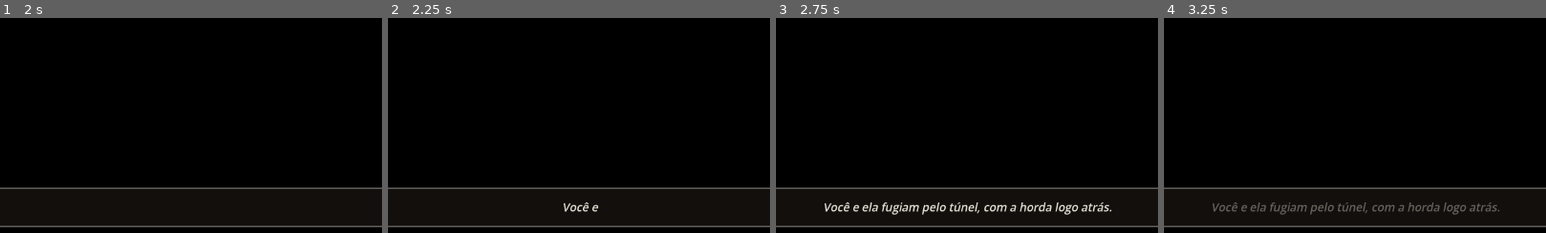
Above: before the commit, frames 1-4 (left to right).
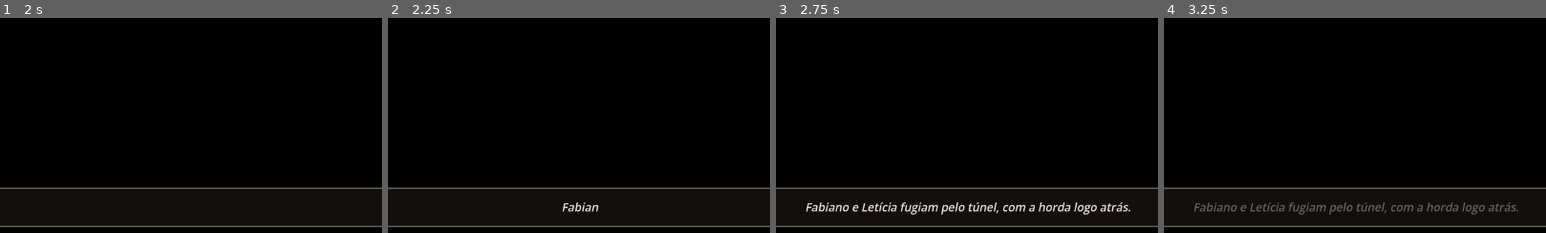
Above: after the commit, the same moments.

Repository: Jota-Pais/projeto-final-desenvolvimento-de-jogos
Game: Godot game, scene res://titulo.tscn
Two runs of this game, one before a commit and one after it. Both use one fixed random seed, a clock stepped at 60 frames per second and the inputs below.
Inputs (mouse positions are % of the whole screen's width and height, from its top left):
- Up to frame 1 (2 s): click "Jogar" at 0.5 s; click "CAMPANHA cair na rua custa o …" at 1.25 s
- Up to frame 2 (2.25 s): tap Enter (ui_accept) at 2 s; move the mouse to (72, 45) at 2.02 s; hold D (andar_direita) from 2.03 s (still down); tap C (agachar) at 2.1 s; click (72, 45) at 2.17 s
- Up to frame 3 (2.75 s): keep holding D (andar_direita); tap Enter (ui_accept) at 2.27 s
- Up to frame 4 (3.25 s): tap Enter (ui_accept) at 2.75, 3.02 s; move the mouse to (30, 55) at 2.77 s; release D (andar_direita) at 2.78 s; hold S (andar_baixo) from 2.78 s (still down); click (30, 55) at 2.85 s
The pictures show only the part of the screen within x 25-75%, y 50-100%; the shares and areas given below are measured in that part.

Frame 1 is identical in both runs. In frame 2, 0.3% of the frame differs, in the area x 45-55%, y 85-91%; in frame 3, 2.3%, in the area x 7-93%, y 85-92%; in frame 4, 1.6%.

Commit message:
Da nome ao Fabiano e a Leticia na cena inicial e fecha na cura
Pedido do Joao: tirar o "E ela comecou a grunhir como eles" e fechar com
uma frase como "e entao fabiano foi atras de conseguir uma cura para sua
namorada", dando a ela o nome de Leticia. Questionario: a cena inteira vai
para a terceira pessoa com os nomes (a fala sai com "Fabiano:" na frente),
e os nomes ficam registrados na narrativa.md; as falas do jogo continuam
chamando ele de "Voce".

Os grunhidos do storyboard continuam como som, o zumbi baixo por baixo da
ultima frase: saiu o texto deles, nao o som.

Os treze conferidores passam.

Diff:
--- a/cena_inicial/cena_inicial.gd
+++ b/cena_inicial/cena_inicial.gd
@@ -14,9 +14,10 @@
 ## cobre a tela inteira e as tarjas tapam ALTURA_DA_TARJA em cima e embaixo, entao
 ## o que importa fica no meio. Sem o PNG o quadro fica escuro e so o texto conta.
 ##
-## O texto e o que o Joao aprovou em 21/10/2026: em segunda pessoa, contando so
-## o que esta no storyboard, numa caixa embaixo ("faz tudo em uma caixa de
-## texto explicando exatamente o que aconteceu"). A cena anda sozinha - cada
+## O texto e o que o Joao aprovou em 21/10/2026: em terceira pessoa, com os
+## nomes que ele deu - Fabiano e Leticia -, contando o que esta no storyboard e
+## fechando na frase dele, numa caixa embaixo ("faz tudo em uma caixa de texto
+## explicando exatamente o que aconteceu"). A cena anda sozinha - cada
 ## texto fica o tempo de ler, pela regra das falas do radio
 ## (rua/caixa_de_fala.gd) -, o E adianta e o Esc pula tudo.
 
@@ -28,8 +29,9 @@
 ## narracao, em italico; quem fala tem o nome na frente. Os sons sao [segundos
 ## depois de a fala comecar, nome em som/, tom, dB a mais] - os de som/ que
 ## cabem em cada quadro (Joao, 21/10/2026): a horda na fuga, o zumbi no
-## agarrao, a porta na chegada e, no fim, os grunhidos dela, que sao o zumbi
-## baixo. A mordida fica sem som proprio: o dano_personagem e a voz dele.
+## agarrao, a porta na chegada e, no fim, os grunhidos do storyboard, que sao o
+## zumbi baixo por baixo da ultima frase (o texto deles saiu, o som ficou). A
+## mordida fica sem som proprio: o dano_personagem e a voz dele.
 ## `correndo` poe os passos de corrida por baixo do quadro inteiro.
 ##
 ## `zoom` e `centro` (opcionais, para quando a arte chegar) sao o movimento
@@ -39,7 +41,7 @@
 	{
 		"correndo": true,
 		"falas": [
-			["", "Você e ela fugiam pelo túnel, com a horda logo atrás.",
+			["", "Fabiano e Letícia fugiam pelo túnel, com a horda logo atrás.",
 				[[0.0, "zumbi", 0.85, 0.0], [1.6, "zumbi", 1.05, -4.0], [3.1, "zumbi", 0.75, -2.0]]],
 		],
 	},
@@ -51,13 +53,13 @@
 	},
 	{
 		"falas": [
-			["", "Ela caiu, e o zumbi a mordeu na perna.", []],
+			["", "Letícia caiu, e o zumbi a mordeu na perna.", []],
 		],
 	},
 	{
 		"correndo": true,
 		"falas": [
-			["", "Você a pegou no colo e fugiu com ela.",
+			["", "Fabiano a pegou no colo e fugiu com ela.",
 				[[0.6, "zumbi", 0.9, -4.0], [2.4, "zumbi", 0.8, -6.0]]],
 		],
 	},
@@ -70,8 +72,8 @@
 	{
 		"falas": [
 			["", "Deitou-a na cama.", []],
-			["Você", "Eu vou dar um jeito em você, meu amor... Eu prometo!", []],
-			["", "E ela começou a grunhir como eles.",
+			["Fabiano", "Eu vou dar um jeito em você, meu amor... Eu prometo!", []],
+			["", "E então Fabiano foi atrás de conseguir uma cura para a sua namorada.",
 				[[0.0, "zumbi", 0.8, -10.0], [1.5, "zumbi", 0.72, -12.0]]],
 		],
 	},
Not shown, changed: README.md
Not shown, changed: design/narrativa.md
